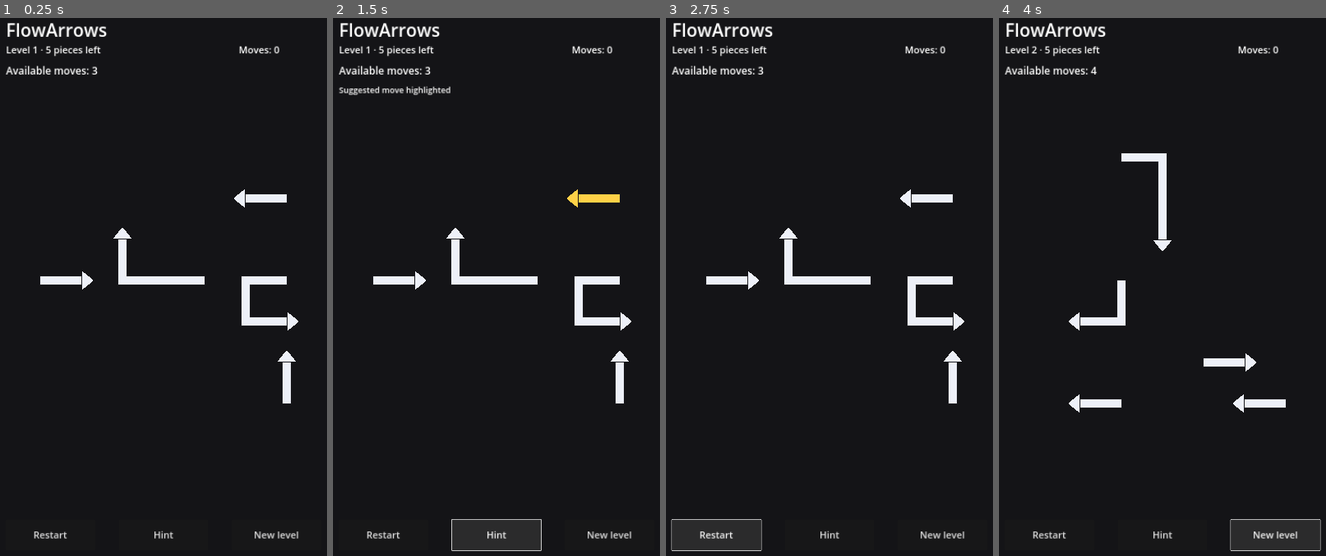
Above: before the commit, frames 1-4 (left to right).
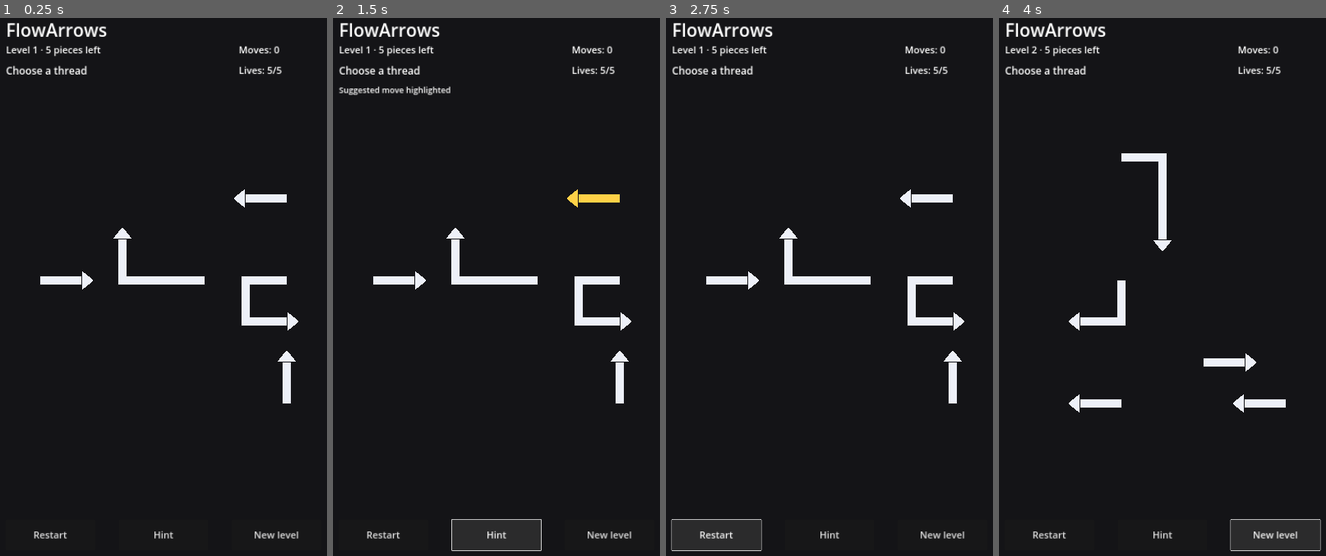
Above: after the commit, the same moments.

Repository: AiRigaLabs01/FlowArrows
Game: Godot game, scene res://src/game/main.tscn
The game is run twice, just before and just after one commit, with the same random seed, the same clock (stepped at 60 frames per second) and the same inputs.
Inputs:
- Up to frame 1 (0.25 s): no input
- Up to frame 2 (1.5 s): click "Restart" at 0.5 s; click "Hint" at 1.25 s
- Up to frame 3 (2.75 s): click "Restart" at 2 s
- Up to frame 4 (4 s): click "Restart" at 2.75 s; click "New level" at 3.5 s

The runs differ from the first frame. In frame 1, 0.4% of the frame differs, in the area x 1-87%, y 8-11%; in frame 2, 0.4%; in frame 3, 0.4%; in frame 4, 0.4%.

Commit message:
Add lives and remembered blocked attempts

Diff:
--- a/src/game/main.gd
+++ b/src/game/main.gd
@@ -8,13 +8,16 @@
 const CELL_SIZE := 120.0
 const BOARD_ORIGIN := Vector2(120, 420)
 const START_PIECES := 5
+const MAX_LIVES := 5
 
 var board
 var initial_board
 var piece_nodes: Dictionary = {}
+var failed_piece_ids: Dictionary = {}
 var status_label: Label
 var level_label: Label
 var moves_label: Label
+var lives_label: Label
 var hint_label: Label
 var new_level_button: Button
 var restart_button: Button
@@ -22,7 +25,9 @@
 var generator = FlowGenerator.new()
 var level_number: int = 1
 var moves: int = 0
+var lives: int = MAX_LIVES
 var input_locked: bool = false
+var game_over: bool = false
 
 func _ready() -> void:
 	_build_ui()
@@ -49,6 +54,11 @@
 	status_label.position = Vector2(80, 205)
 	status_label.add_theme_font_size_override("font_size", 30)
 	add_child(status_label)
+
+	lives_label = Label.new()
+	lives_label.position = Vector2(760, 205)
+	lives_label.add_theme_font_size_override("font_size", 28)
+	add_child(lives_label)
 
 	hint_label = Label.new()
 	hint_label.position = Vector2(80, 265)
@@ -81,7 +91,10 @@
 
 func _start_new_level() -> void:
 	input_locked = false
+	game_over = false
 	moves = 0
+	lives = MAX_LIVES
+	failed_piece_ids.clear()
 	hint_label.text = ""
 	var piece_count: int = mini(START_PIECES + int((level_number - 1) / 2), 9)
 	var generated: Dictionary = generator.generate_chain(piece_count, Vector2i(7, 7))
@@ -95,12 +108,15 @@
 		return
 	board = initial_board.copy()
 	moves = 0
+	lives = MAX_LIVES
+	game_over = false
+	failed_piece_ids.clear()
 	hint_label.text = ""
 	_render_board()
 	_update_status()
 
 func _next_level() -> void:
-	if input_locked:
+	if input_locked or game_over:
 		return
 	level_number += 1
 	_start_new_level()
@@ -117,14 +133,21 @@
 		view.set_meta("piece_id", piece_id)
 		view.position = BOARD_ORIGIN + Vector2(piece.cells[0]) * CELL_SIZE
 		view.setup(piece_id, piece.cells, piece.direction, CELL_SIZE)
-		view.set_enabled(not input_locked and board.can_exit(piece_id))
+		view.set_failed(failed_piece_ids.has(piece_id))
+		view.set_enabled(not input_locked and not game_over)
 		view.pressed.connect(_on_piece_pressed)
 		add_child(view)
 		piece_nodes[piece_id] = view
 
 func _on_piece_pressed(piece_id: String, view) -> void:
-	if input_locked or not board.can_exit(piece_id):
-		return
+	if input_locked or game_over:
+		return
+	if board.can_exit(piece_id):
+		_start_exit_animation(piece_id, view)
+	else:
+		_start_failed_animation(piece_id, view)
+
+func _start_exit_animation(piece_id: String, view) -> void:
 	var steps: int = board.exit_steps(piece_id)
 	if steps <= 0:
 		return
@@ -136,20 +159,70 @@
 	tween.tween_property(view, "exit_progress", float(steps), duration)
 	tween.tween_callback(_finish_remove.bind(piece_id, view))
 
+func _start_failed_animation(piece_id: String, view) -> void:
+	var first_failure := not failed_piece_ids.has(piece_id)
+	if first_failure:
+		failed_piece_ids[piece_id] = true
+		lives -= 1
+		view.set_failed(true)
+	_update_status()
+
+	input_locked = true
+	_set_piece_input_enabled(false)
+	var tween: Tween = create_tween()
+	tween.set_trans(Tween.TRANS_QUAD)
+	tween.tween_property(view, "impact_offset", CELL_SIZE * 0.18, 0.10).set_ease(Tween.EASE_OUT)
+	tween.tween_property(view, "impact_offset", 0.0, 0.16).set_ease(Tween.EASE_IN)
+	tween.tween_callback(_finish_failed_animation.bind(view))
+
+func _finish_failed_animation(view) -> void:
+	if is_instance_valid(view):
+		view.impact_offset = 0.0
+	input_locked = false
+	if lives <= 0:
+		game_over = true
+		_set_piece_input_enabled(false)
+		_update_status()
+		return
+	_set_piece_input_enabled(true)
+	_update_status()
+
 func _finish_remove(piece_id: String, view) -> void:
 	board.remove_piece(piece_id)
 	moves += 1
+	failed_piece_ids.erase(piece_id)
 	piece_nodes.erase(piece_id)
 	view.queue_free()
-	input_locked = false
 	hint_label.text = ""
 	_render_board()
 	_update_status()
+
 	if board.is_solved():
+		input_locked = false
+		_set_piece_input_enabled(false)
 		status_label.text = "Solved! Tap New level"
+		return
+
+	var automatic_piece_id := _next_open_failed_piece()
+	if automatic_piece_id != "" and piece_nodes.has(automatic_piece_id):
+		_start_exit_animation(automatic_piece_id, piece_nodes[automatic_piece_id])
+		return
+
+	input_locked = false
+	_set_piece_input_enabled(true)
+	_update_status()
+
+func _next_open_failed_piece() -> String:
+	var ids := failed_piece_ids.keys()
+	ids.sort()
+	for piece_id in ids:
+		var id := String(piece_id)
+		if board.pieces.has(id) and board.can_exit(id):
+			return id
+	return ""
 
 func _show_hint() -> void:
-	if input_locked or board.is_solved():
+	if input_locked or game_over or board.is_solved():
 		return
 	for node in piece_nodes.values():
 		node.set_hint(false)
@@ -164,14 +237,17 @@
 
 func _set_piece_input_enabled(value: bool) -> void:
 	for piece_id in piece_nodes:
-		var piece_enabled: bool = value and board.can_exit(piece_id)
-		piece_nodes[piece_id].set_enabled(piece_enabled)
+		piece_nodes[piece_id].set_enabled(value and not game_over)
 
 func _update_status() -> void:
 	level_label.text = "Level %d · %d pieces left" % [level_number, board.pieces.size()]
 	moves_label.text = "Moves: %d" % moves
-	var legal: Array[String] = board.legal_moves()
-	if board.is_solved():
+	lives_label.text = "Lives: %d/%d" % [lives, MAX_LIVES]
+	new_level_button.disabled = game_over
+	hint_button.disabled = game_over
+	if game_over:
+		status_label.text = "Game over · Restart"
+	elif board.is_solved():
 		status_label.text = "Solved!"
 	else:
-		status_label.text = "Available moves: %d" % legal.size()
+		status_label.text = "Choose a thread"
